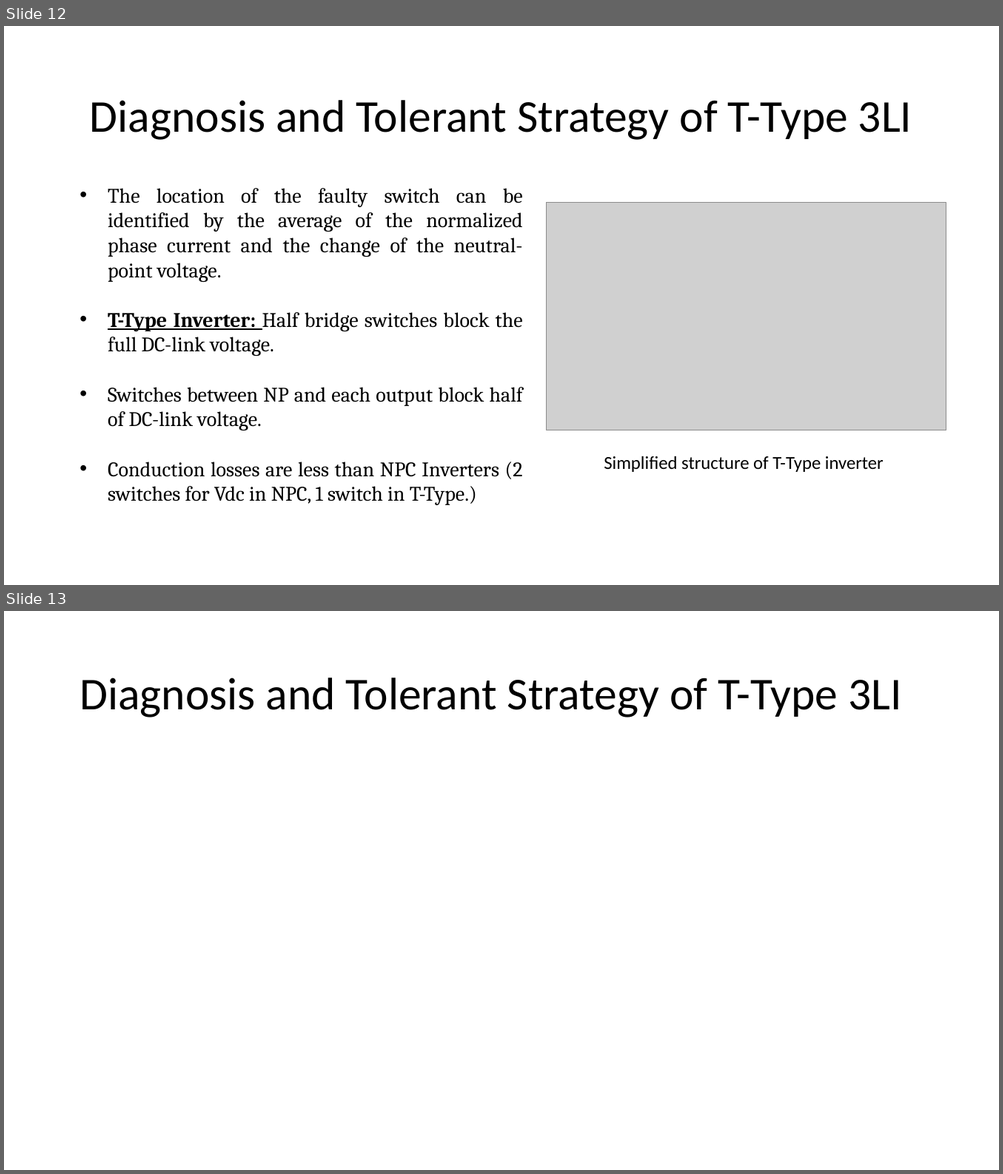
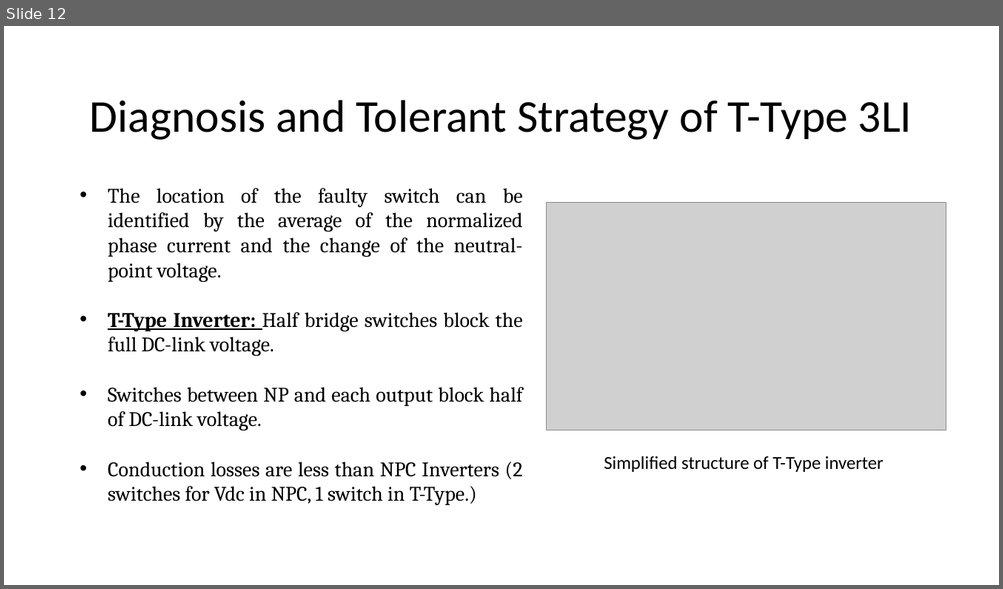
Before and after one commit to ahmetcan-akuz/Thesis, a slide deck: Reports/Fault_Tolerance.pptx. Shown one above the other, each under a label of ours: slides 12 and 13 before the commit, slide 12 after it. The pictures are 1003x1174 and 1003x589 pixels, drawn with LibreOffice and Linux fonts; fonts in the diff are those of the drawing; grey boxes stand for pictures. Boxes give left, top, right and bottom in pixels: in the first picture for what was removed or moved away, otherwise in the second. Text is boxed around its words. In the diff, an @@ line names an element or a change of style, - is before the commit and + after.

Commit message:
3 LI T-Type Inverter Fault operation analysis

```diff
--- a/Reports/Fault_Tolerance.pptx
+++ b/Reports/Fault_Tolerance.pptx
@@ slide 13 removed at (4,611,999,1170), background #FFFFFF @@
@@ title removed at (79,678,901,718) @@
-Diagnosis and Tolerant Strategy of T-Type 3LI
```
Also in this commit, not shown: 1 slide changed, 2 slides added, 2 other files.
